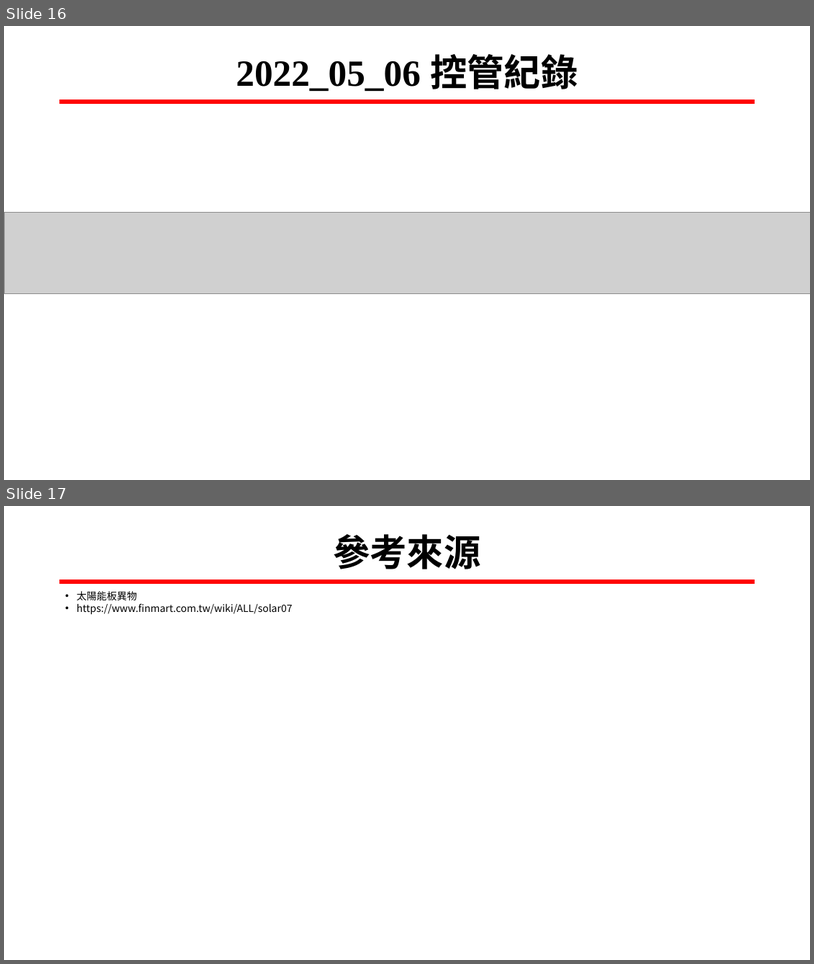
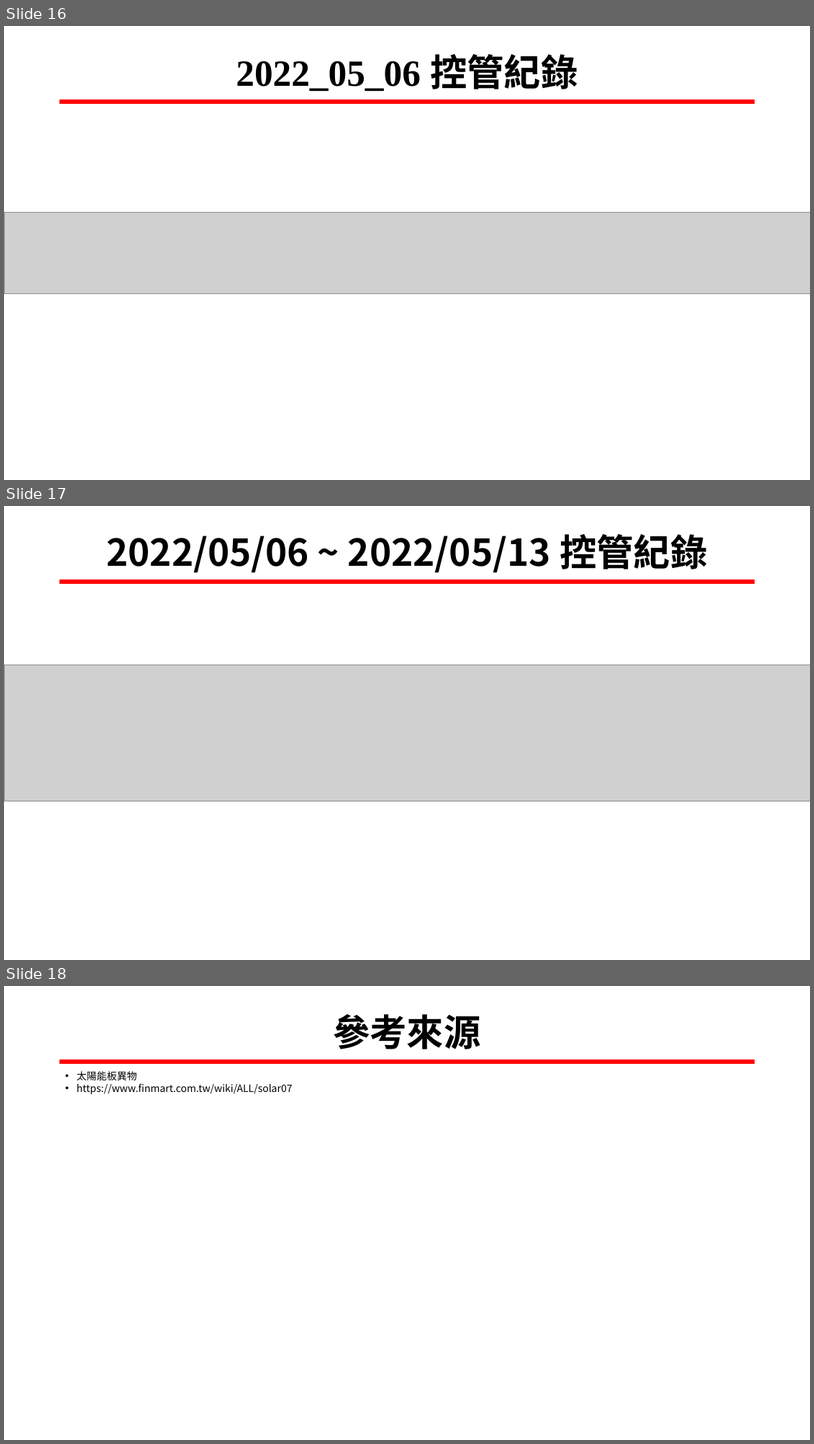
Before and after one commit to LIAO-YANXIANG/SYSTEM-ON-CHIP-DESIGN, a slide deck: DevelopmentLog/表面異物檢測實現於SoC.pptx. Shown one above the other, each under a label of ours: slides 16 and 17 before the commit, slides 16, 17 and 18 after it. The pictures are 814x964 and 814x1444 pixels, drawn with LibreOffice and Linux fonts; fonts in the diff are those of the drawing; grey boxes stand for pictures. Boxes give left, top, right and bottom in pixels: in the first picture for what was removed or moved away, otherwise in the second. Text is boxed around its words. In the diff, an @@ line names an element or a change of style, - is before the commit and + after.

```diff
--- a/DevelopmentLog/表面異物檢測實現於SoC.pptx
+++ b/DevelopmentLog/表面異物檢測實現於SoC.pptx
@@ slide 17 added at bbox=[4, 506, 810, 960], background #FFFFFF; not listed: 1 template element that a slide beside it also shows @@
@@ title added at bbox=[106, 534, 707, 573], 44 pt, text #000000, bold @@
+2022/05/06 ~ 2022/05/13 控管紀錄
@@ picture added at bbox=[4, 665, 810, 800] @@
@@ what was slide 17 is now slide 18 @@
```
Also in this commit, not shown: 2 other files.
